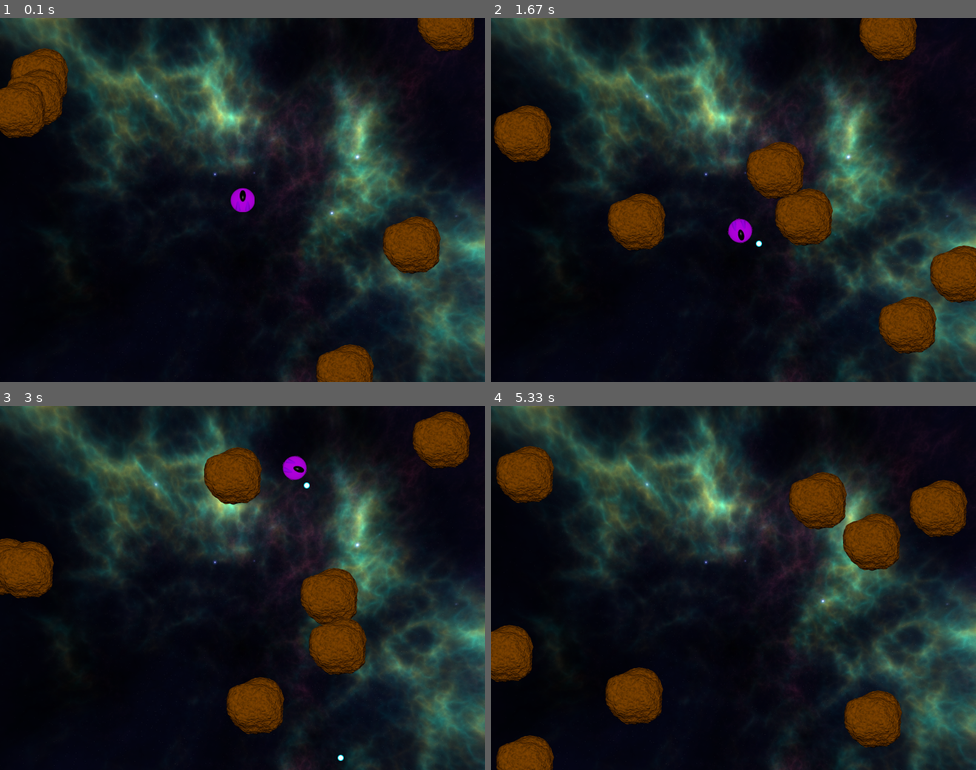
Above: before the commit, frames 1-4 (two rows, left to right).
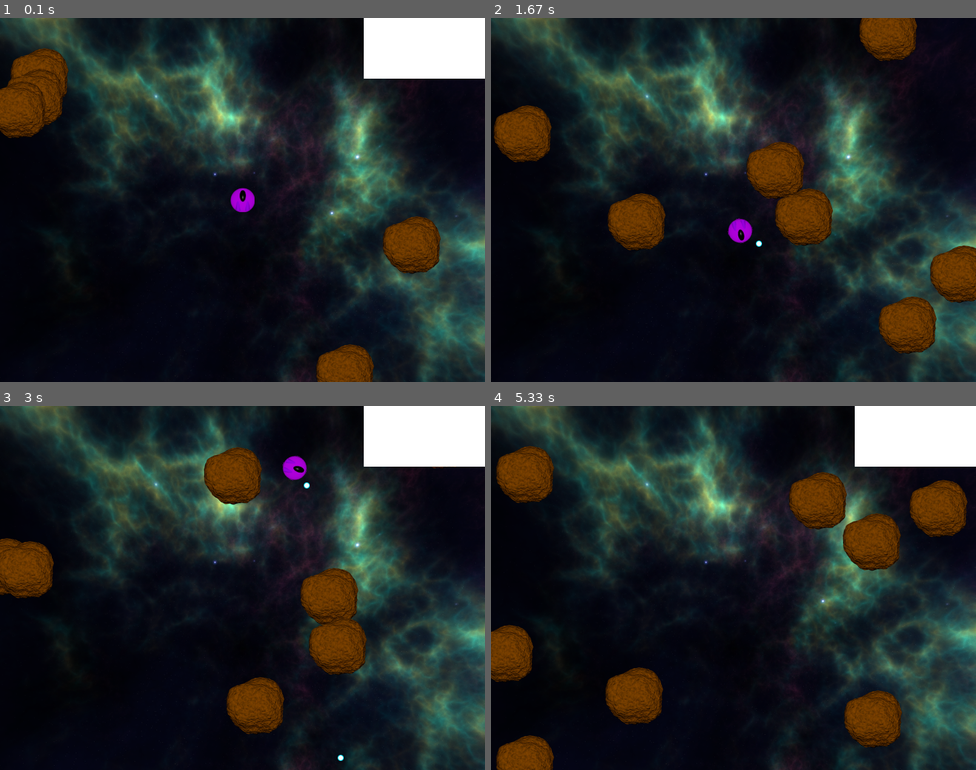
Above: after the commit, the same moments.

Repository: pallas0/pygame_asteroids
Game: pygame game, started from space_rocks/__main__.py
Two runs of this game, one before a commit and one after it. Both use one fixed random seed, a clock stepped at 60 frames per second and the inputs below.
Inputs:
- Up to frame 1 (0.1 s): no input
- Up to frame 2 (1.67 s): hold D 0.33-0.8 s; hold Right 0.33-0.8 s; hold Right 0.83-1.3 s; tap Space at 0.9, 1.2, 1.4 s; tap D at 0.98 s; hold Up 1.33-1.63 s
- Up to frame 3 (3 s): hold Right 1.67-2.13 s; tap Space at 1.73, 2.03, 2.23, 2.53, 2.8 s; hold Left 2.17-2.7 s; tap D at 2.32 s; hold Left from 2.73 s (still down)
- Up to frame 4 (5.33 s): tap Space at 3.1, 3.23, 3.63, 3.93, 5.2 s; release Left at 3.13 s; hold Up 3.17-3.53 s; hold Right 3.57-4.2 s; tap D at 3.72, 5.28 s

The runs differ from the first frame. In frame 1, 4.2% of the frame differs, in the area x 75-100%, y 0-17%; in frame 2, nothing differs; in frame 3, 4.2%; in frame 4, 4.2%.

Commit message:
debug info area created w toggle key

Diff:
--- a/space_rocks/game.py
+++ b/space_rocks/game.py
@@ -5,11 +5,14 @@
 
 class SpaceRocks:
     MIN_ASTEROID_DISTANCE = 250
+    show_debug = True
     def __init__(self):
         self._init_pygame()
         self.screen = pygame.display.set_mode((800, 600))
         self.background = load_sprite("space", False)
         self.clock = pygame.time.Clock() #allows for setting FPS
+        self.debug_surface = pygame.Surface((200, 100))
+        self.debug_surface.fill((255, 255, 255))
 
         self.asteroids = []
         self.bullets = []
@@ -81,6 +84,10 @@
         if is_key_pressed[pygame.K_r]:
             self.reset_game()
 
+        if is_key_pressed[pygame.K_d]:
+            self.show_debug = not self.show_debug
+
+
     def _process_game_logic(self):
         for game_object in self._get_game_objects():
             game_object.move(self.screen)
@@ -109,6 +116,9 @@
         for game_object in self._get_game_objects():
             game_object.draw(self.screen)
 
+        if self.show_debug:
+            self.screen.blit(self.debug_surface, (600, 0))
+
 
         pygame.display.flip()
         self.clock.tick(60) #fixes FPS to 60
